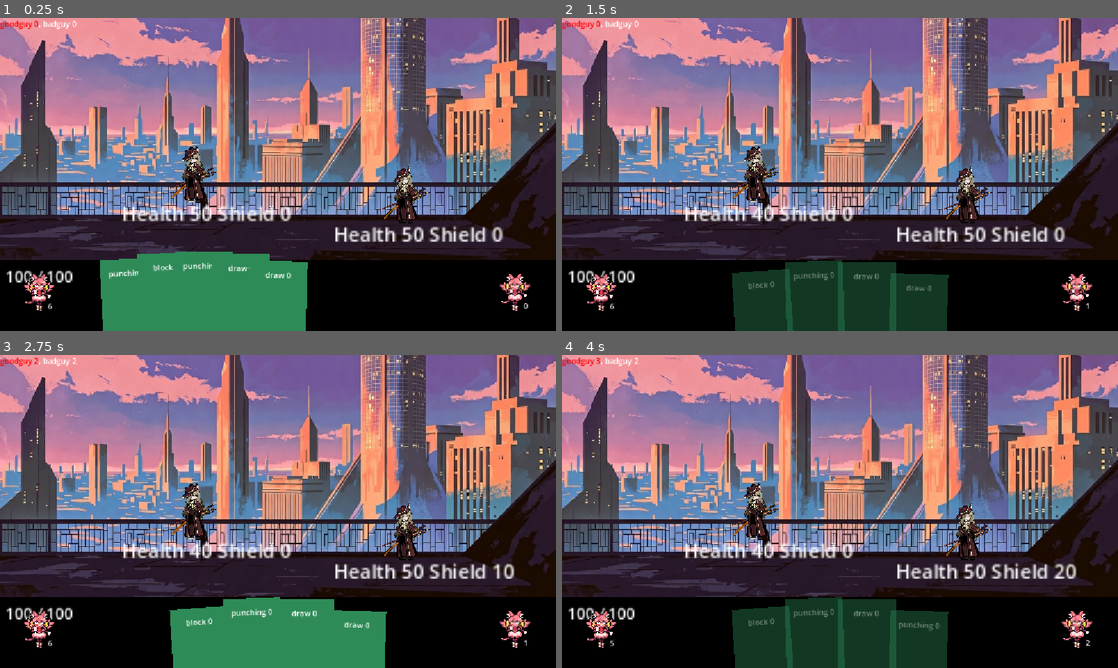
Above: before the commit, frames 1-4 (two rows, left to right).
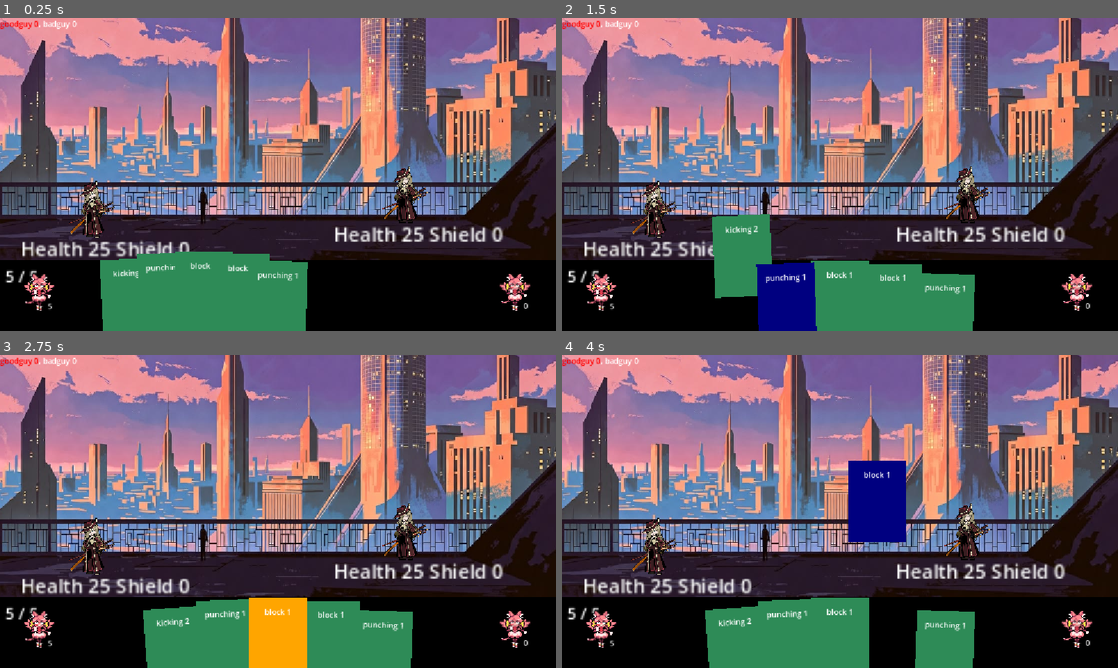
Above: after the commit, the same moments.

Repository: mewmewmyagic/card-game
Game: Godot game, scene res://scenes/BatttleScene.tscn
The game is run twice, just before and just after one commit, with the same random seed, the same clock (stepped at 60 frames per second) and the same inputs.
Inputs (mouse positions are in pixels of both pictures, inside the frame that each line leads up to):
- Up to frame 1 (0.25 s): no input
- Up to frame 2 (1.5 s): drag from (734, 312) to (756, 174) at 0.52 s; drag from (773, 309) to (756, 174) at 1.27 s
- Up to frame 3 (2.75 s): move the mouse to (250, 639) at 2.02 s; press the mouse at (250, 639) at 2.03 s
- Up to frame 4 (4 s): release the mouse at (812, 639) at 2.75 s; drag from (867, 639) to (967, 530) at 2.77 s; drag from (884, 642) to (867, 511) at 3.52 s

The runs differ from the first frame. In frame 1, 3.6% of the frame differs, in the area x 0-77%, y 40-93%; in frame 2, 14%; in frame 3, 8.4%; in frame 4, 16%, in the area x 0-95%, y 1-100%.

Commit message:
changed card stats

Diff:
--- a/characters/tourist/tourist.tres
+++ b/characters/tourist/tourist.tres
@@ -4,6 +4,6 @@
 
 [resource]
 script = ExtResource("1_r7yem")
-max_stamina = 100
-max_health = 50
+max_stamina = 5
+max_health = 25
 metadata/_custom_type_script = "uid://nbbhc701n0jf"
--- a/characters/tourist/touristcards/block_tourist.tres
+++ b/characters/tourist/touristcards/block_tourist.tres
@@ -6,12 +6,13 @@
 
 [sub_resource type="Resource" id="Resource_1u6w6"]
 script = ExtResource("2_0a2h7")
-amount = 10
+amount = 5
 metadata/_custom_type_script = "uid://boboxx07om47g"
 
 [resource]
 script = ExtResource("3_bxf7n")
 card_name = "block"
-recovery_cost = 1
+stamina_cost = 1
+recovery_cost = 3
 effects = Array[ExtResource("1_qennh")]([SubResource("Resource_1u6w6")])
 metadata/_custom_type_script = "uid://b4g0am8tdx6m7"
--- a/characters/tourist/touristcards/kicking_tourist.tres
+++ b/characters/tourist/touristcards/kicking_tourist.tres
@@ -6,10 +6,13 @@
 
 [sub_resource type="Resource" id="Resource_twwan"]
 script = ExtResource("2_twwan")
+amount = 8
 metadata/_custom_type_script = "uid://dmpv8844g3q0f"
 
 [resource]
 script = ExtResource("2_c8n2o")
 card_name = "kicking"
+stamina_cost = 2
+recovery_cost = 1
 effects = Array[ExtResource("1_vqi7q")]([SubResource("Resource_twwan")])
 metadata/_custom_type_script = "uid://b4g0am8tdx6m7"
--- a/characters/tourist/touristcards/punching_tourist.tres
+++ b/characters/tourist/touristcards/punching_tourist.tres
@@ -6,12 +6,13 @@
 
 [sub_resource type="Resource" id="Resource_twwan"]
 script = ExtResource("2_c5o6c")
-amount = 10
+amount = 6
 metadata/_custom_type_script = "uid://dmpv8844g3q0f"
 
 [resource]
 script = ExtResource("3_noata")
 card_name = "punching"
+stamina_cost = 1
 recovery_cost = 2
 effects = Array[ExtResource("1_hsdbj")]([SubResource("Resource_twwan")])
 metadata/_custom_type_script = "uid://b4g0am8tdx6m7"
--- a/characters/tourist/touristcards/tourist_starting_deck.tres
+++ b/characters/tourist/touristcards/tourist_starting_deck.tres
@@ -4,9 +4,9 @@
 [ext_resource type="Resource" uid="uid://cs1vxgii2b1ip" path="res://characters/tourist/touristcards/punching_tourist.tres" id="2_q2dpg"]
 [ext_resource type="Script" uid="uid://b7gxswfche1cy" path="res://custom resources/card_pile.gd" id="2_q2i58"]
 [ext_resource type="Resource" uid="uid://ce4cu64fxrraf" path="res://characters/tourist/touristcards/block_tourist.tres" id="3_lf06l"]
-[ext_resource type="Resource" uid="uid://cvbd3mwm2pglh" path="res://characters/tourist/touristcards/draw_tourist.tres" id="3_q2dpg"]
+[ext_resource type="Resource" uid="uid://857pvun366vv" path="res://characters/tourist/touristcards/kicking_tourist.tres" id="4_q2dpg"]
 
 [resource]
 script = ExtResource("2_q2i58")
-cards = Array[ExtResource("1_do0g8")]([ExtResource("2_q2dpg"), ExtResource("3_lf06l"), ExtResource("2_q2dpg"), ExtResource("3_q2dpg"), ExtResource("3_q2dpg"), ExtResource("2_q2dpg"), ExtResource("3_lf06l"), ExtResource("3_lf06l"), ExtResource("2_q2dpg"), ExtResource("3_lf06l"), ExtResource("3_q2dpg")])
+cards = Array[ExtResource("1_do0g8")]([ExtResource("2_q2dpg"), ExtResource("2_q2dpg"), ExtResource("2_q2dpg"), ExtResource("2_q2dpg"), ExtResource("2_q2dpg"), ExtResource("3_lf06l"), ExtResource("3_lf06l"), ExtResource("3_lf06l"), ExtResource("3_lf06l"), ExtResource("4_q2dpg")])
 metadata/_custom_type_script = "uid://b7gxswfche1cy"
--- a/scenes/BatttleScene.tscn
+++ b/scenes/BatttleScene.tscn
@@ -10,7 +10,6 @@
 [ext_resource type="Script" uid="uid://dwtw5u7l8uiv5" path="res://CardStuff/card.gd" id="8_1u6w6"]
 [ext_resource type="Script" uid="uid://b5myvxmry6cml" path="res://default_enemy.gd" id="8_emfdx"]
 [ext_resource type="Resource" uid="uid://bwe20136aixtf" path="res://characters/tourist/touristcards/tourist_starting_deck.tres" id="9_hvhqn"]
-[ext_resource type="Resource" uid="uid://b2m5jayhifcs5" path="res://characters/tourist/touristcards/tourist_starting_deck2.tres" id="9_rfwfw"]
 [ext_resource type="Script" uid="uid://b7gxswfche1cy" path="res://custom resources/card_pile.gd" id="11_4f3f8"]
 [ext_resource type="PackedScene" uid="uid://1uaqytmxr4de" path="res://scenes/stamina_ui.tscn" id="11_emfdx"]
 [ext_resource type="PackedScene" uid="uid://dwsjgd3bmp76l" path="res://turn_ui.tscn" id="14_th5m4"]
@@ -67,7 +66,7 @@
 metadata/_custom_type_script = "uid://yt5bgjthmi7b"
 
 [node name="Character" parent="BattleState" unique_id=1903320986 node_paths=PackedStringArray("battle_state") instance=ExtResource("4_0yjdt")]
-position = Vector2(400, 323)
+position = Vector2(190, 396)
 scale = Vector2(0.5, 0.5)
 stats = ExtResource("6_hvhqn")
 myname = "goodguy"
@@ -83,7 +82,7 @@
 stats = ExtResource("6_hvhqn")
 ai_behavior = SubResource("Resource_rfwfw")
 myname = "badguy"
-starting_deck = ExtResource("9_rfwfw")
+starting_deck = ExtResource("9_hvhqn")
 draw_pile = SubResource("Resource_r7yem")
 discard_pile = SubResource("Resource_mv28p")
 hand_pile = SubResource("Resource_mgs5k")
--- a/scenes/ui/combatant.gd
+++ b/scenes/ui/combatant.gd
@@ -43,6 +43,7 @@
 func build_deck() -> void:
 	for card in starting_deck.cards:
 		draw_pile.add_card(card.duplicate())
+	draw_pile.shuffle()
 
 func discard_hand() -> void:
 	if hand_pile.empty():
